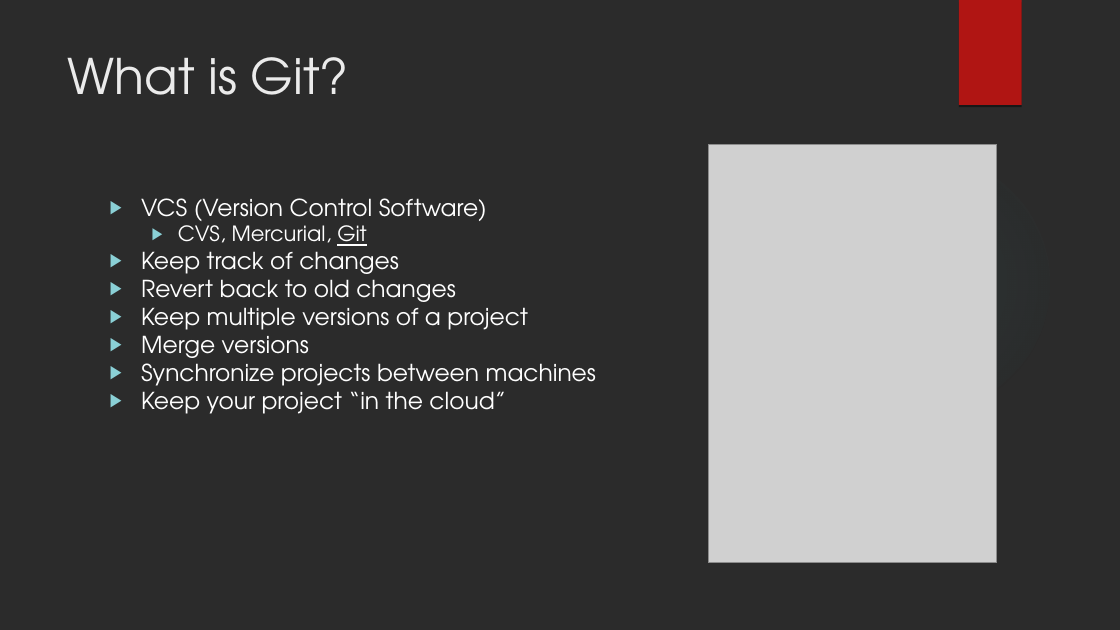
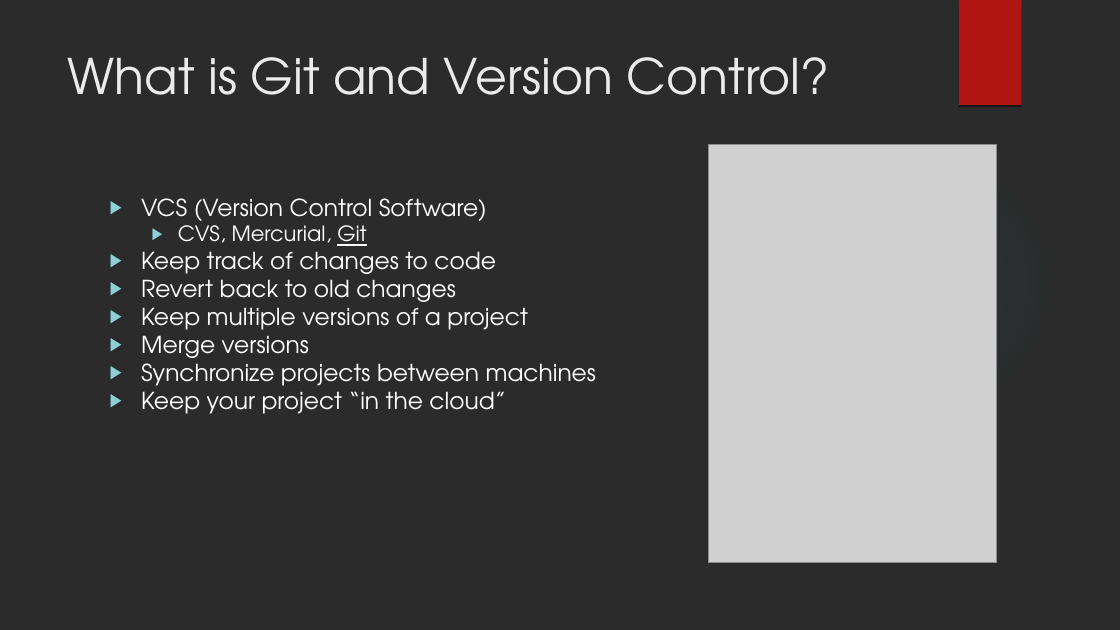
Before and after one commit to dvdmuckle/git101, a slide deck: slide 3 of Git 101.odp. Drawn at 1120x630 pixels with LibreOffice and Linux fonts; fonts in the diff are those of the drawing; grey boxes stand for pictures; background and template pictures are left out; a plain dark background stands for a picture behind light text. Boxes give left, top, right and bottom in pixels: in the first picture for what was removed or moved away, otherwise in the second. Text is boxed around its words. In the diff, an @@ line names an element or a change of style, - is before the commit and + after.

```diff
--- a/Git 101.odp
+++ b/Git 101.odp
@@ text at [68,57,830,95]: text changed @@
-What is Git?
+What is Git and Version Control?
@@ text at [141,245,496,280]: text changed @@
-▶ Keep track of changes
+▶ Keep track of changes to code
```
Also in this commit, not shown: 4 other slides changed.
